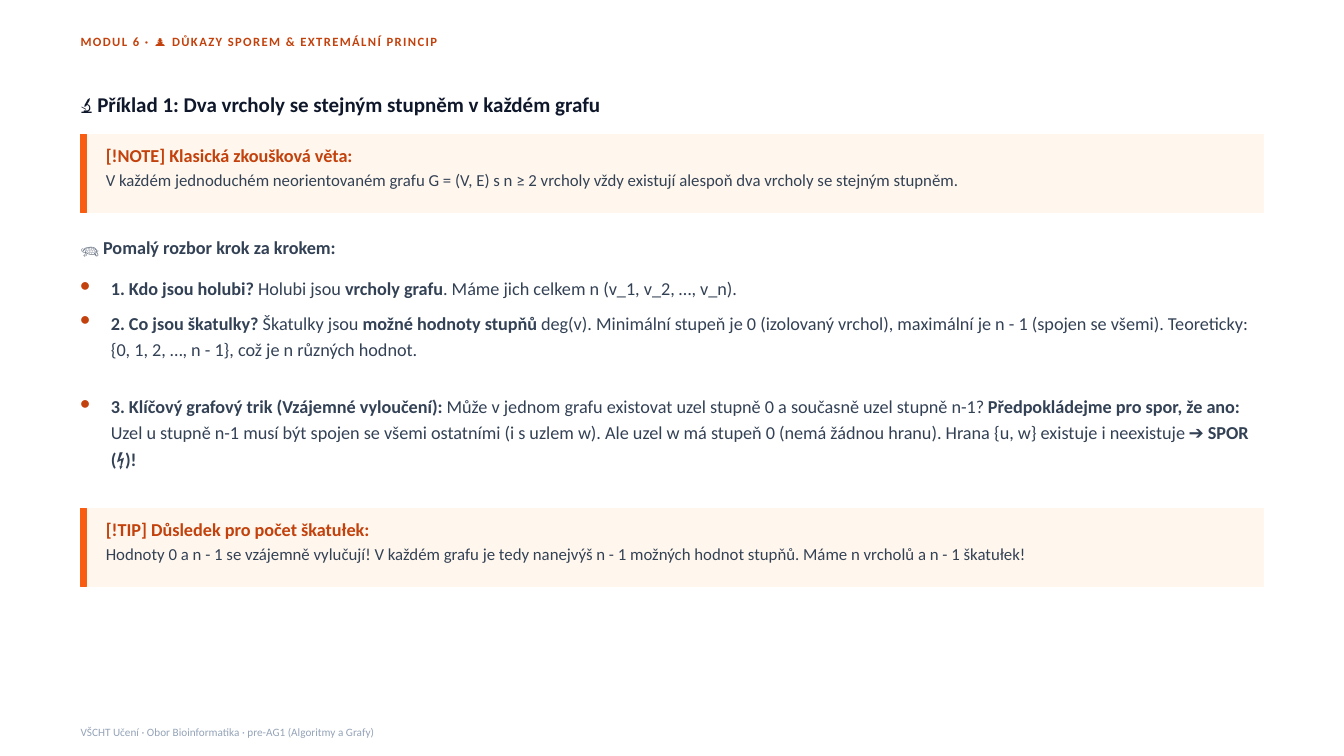
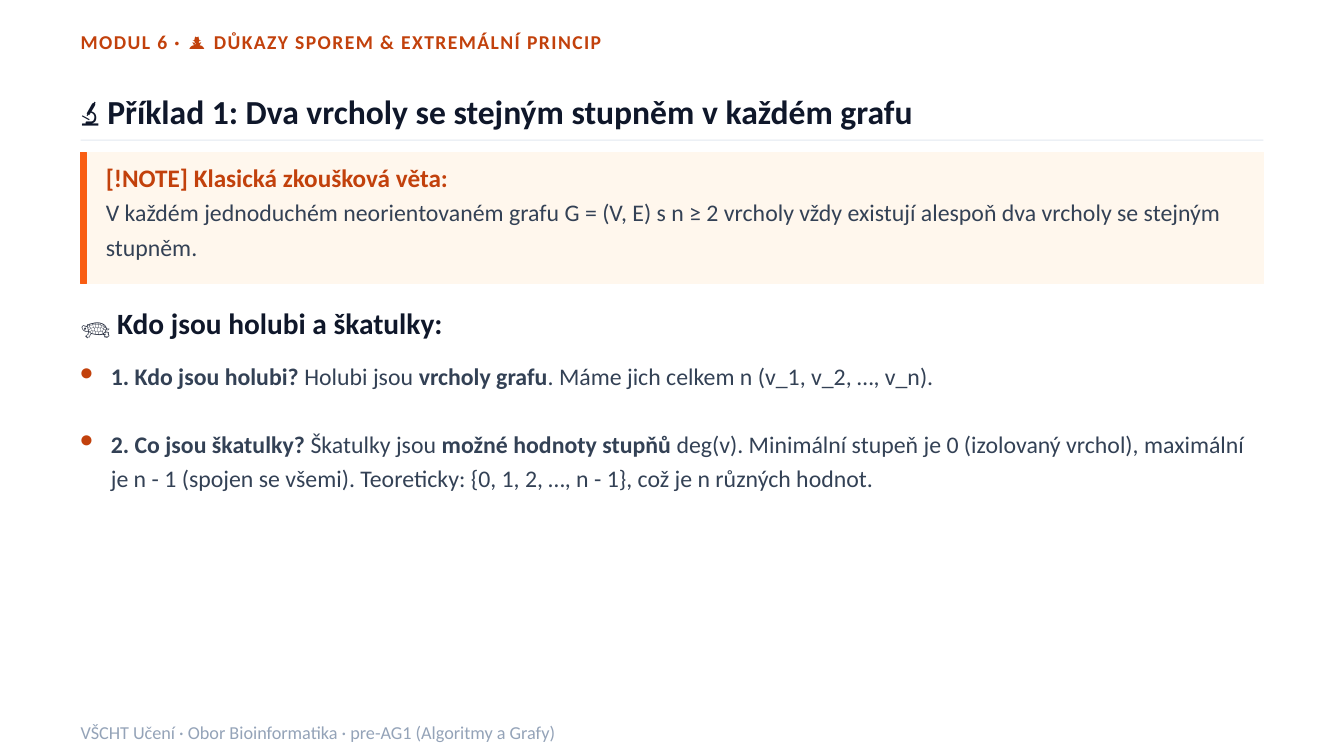
Before and after one commit to kolardavidcz/vscht-uceni-web, a slide deck: slide 80 of pre-ag1-kurz.pptx (slide 53 before the commit). Drawn at 1344x756 pixels with LibreOffice and Linux fonts; fonts in the diff are those of the drawing. Boxes give left, top, right and bottom in pixels: in the first picture for what was removed or moved away, otherwise in the second. Text is boxed around its words. In the diff, an @@ line names an element or a change of style, - is before the commit and + after.

Commit message:
feat(presentation): scale fonts 1.6x, add FONT_DELTA knob, and split slides across modules 2-8

```diff
--- a/pre-ag1-kurz.pptx
+++ b/pre-ag1-kurz.pptx
@@ text "MODUL 6 · 🕵️ DŮKAZY ..." at (81, 32, 601, 49): size 9 to 14 pt @@
@@ text "🔬 Příklad 1: Dva vrcholy ..." at (107, 100, 912, 130): size 15 to 24 pt @@
@@ line added from (81, 140) to (1263, 140), #E2E8F0 0.75 pt @@
@@ rectangle: place and size @@
-rectangle at (81, 134, 1263, 213)
+rectangle at (81, 152, 1263, 284)
@@ rectangle: place and size @@
-rectangle at (81, 134, 87, 213)
+rectangle at (81, 152, 87, 284)
@@ text "[!NOTE] Klasická zkoušková věta: V ...": place and size @@
-text "[!NOTE] Klasická zkoušková věta: V ..." at (106, 148, 958, 189)
+text "[!NOTE] Klasická zkoušková věta: V ..." at (106, 168, 1220, 260)
@@ text "[!NOTE] Klasická zkoušková věta: V ..." at (106, 168, 1220, 260): size 13 to 18 pt in "[!NOTE] Klasická zkoušková věta:"; size 12 to 17 pt in "V každém jednoduchém neorientovaném grafu G = ..." @@
@@ text removed at (103, 241, 336, 257) @@
-🐢 Pomalý rozbor krok za krokem:
@@ text removed at (81, 273, 106, 299) @@
-•
@@ text added at (117, 313, 443, 339), 21 pt, text #0F172A, bold @@
+🐢 Kdo jsou holubi a škatulky:
@@ text "•": place and size @@
-text "•" at (81, 391, 106, 417)
+text "•" at (81, 357, 106, 387)
@@ text "1. Kdo jsou holubi? Holubi ...": place and size @@
-text "1. Kdo jsou holubi? Holubi ..." at (111, 282, 737, 298)
+text "1. Kdo jsou holubi? Holubi ..." at (111, 368, 933, 389)
@@ text removed at (111, 399, 1249, 442) @@
-3. Klíčový grafový trik (Vzájemné vyloučení): Může v jednom grafu existovat uzel stupně 0 a současně uzel stupně n-1? Předpokládejme pro spor, že ano: Uzel u stupně n-1 musí být spojen se všemi ostatními (i s uzlem w). Ale uzel w má stupeň 0 (nemá žádnou hranu). Hrana {u, w} existuje i neexistuje ➔ SPOR (⚡)!
@@ size 13 to 17 pt in 4 elements at (111, 368, 933, 389), (111, 433, 1244, 491), (81, 357, 106, 387), (81, 424, 106, 455) @@
@@ text "•": place and size @@
-text "•" at (81, 308, 106, 334)
+text "•" at (81, 424, 106, 455)
@@ text "2. Co jsou škatulky? Škatulky ...": place and size @@
-text "2. Co jsou škatulky? Škatulky ..." at (111, 315, 1248, 359)
+text "2. Co jsou škatulky? Škatulky ..." at (111, 433, 1244, 491)
@@ rectangle removed at (81, 508, 1263, 587) @@
@@ rectangle removed at (81, 508, 87, 587) @@
@@ text removed at (106, 522, 1026, 563) @@
-[!TIP] Důsledek pro počet škatułek:
-Hodnoty 0 a n - 1 se vzájemně vylučují! V každém grafu je tedy nanejvýš n - 1 možných hodnot stupňů. Máme n vrcholů a n - 1 škatułek!
@@ text "VŠCHT Učení · Obor Bioinformatika ..." at (81, 724, 555, 742): size 8 to 13 pt @@
```
Also in this commit, not shown: 82 other slides changed, 42 slides added, 11 other files.
